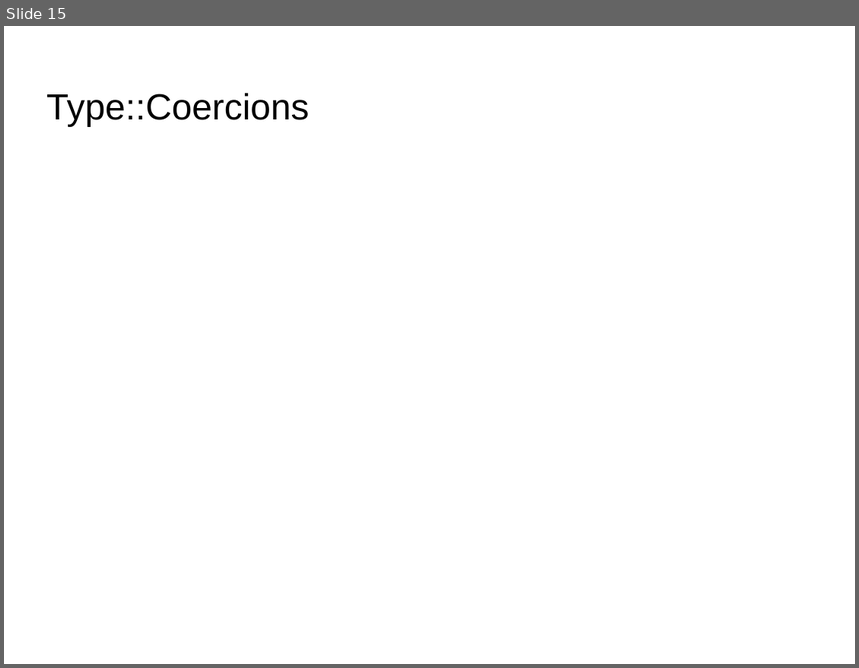
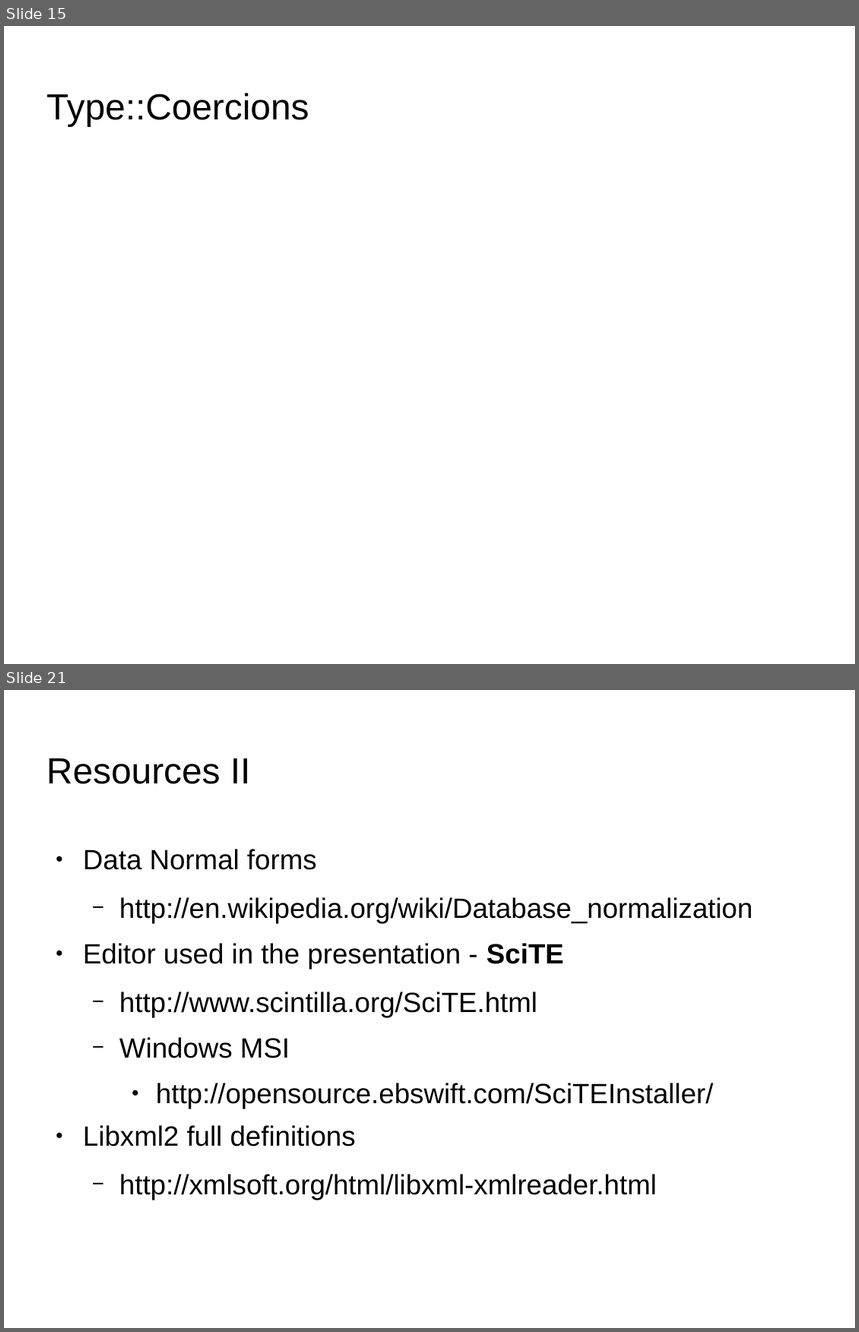
Before and after one commit to jandrew/Spreadsheet-XLSX-Reader-LibXML, a slide deck: SVPerlTalk.odp. Shown one above the other, each under a label of ours: slide 15 before the commit, slides 15 and 21 after it; the slides between them are not shown. The pictures are 859x668 and 859x1332 pixels, drawn with LibreOffice and Linux fonts; fonts in the diff are those of the drawing; background and template pictures are left out. Boxes give left, top, right and bottom in pixels: in the first picture for what was removed or moved away, otherwise in the second. Text is boxed around its words. In the diff, an @@ line names an element or a change of style, - is before the commit and + after.

Commit message:
+ Finished the POD for ParseExcelFormatStrings.pm + Merged UtilFunctions with ParseExcelFormatStrings since there was no reason 	for them to be separate + Improved the POD for GetCell.pm + made the methods for clearing the row reading start and end column definitions public

```diff
--- a/SVPerlTalk.odp
+++ b/SVPerlTalk.odp
@@ slide 21 added at (x1=4, y1=690, x2=855, y2=1328), background picture (left out) @@
@@ title added at (x1=47, y1=758, x2=251, y2=784), 33.9 pt, text #000000 @@
+Resources II
@@ text added at (x1=83, y1=849, x2=753, y2=1201), 26 pt, text #000000 @@
+● Data Normal forms
+  − http://en.wikipedia.org/wiki/Database_normalization
+● Editor used in the presentation - SciTE
+  − http://www.scintilla.org/SciTE.html
+  − Windows MSI
+    ● http://opensource.ebswift.com/SciTEInstaller/
+● Libxml2 full definitions
+  − http://xmlsoft.org/html/libxml-xmlreader.html
```
Also in this commit, not shown: 3 slides changed, 3 other slides added, 33 other files.
